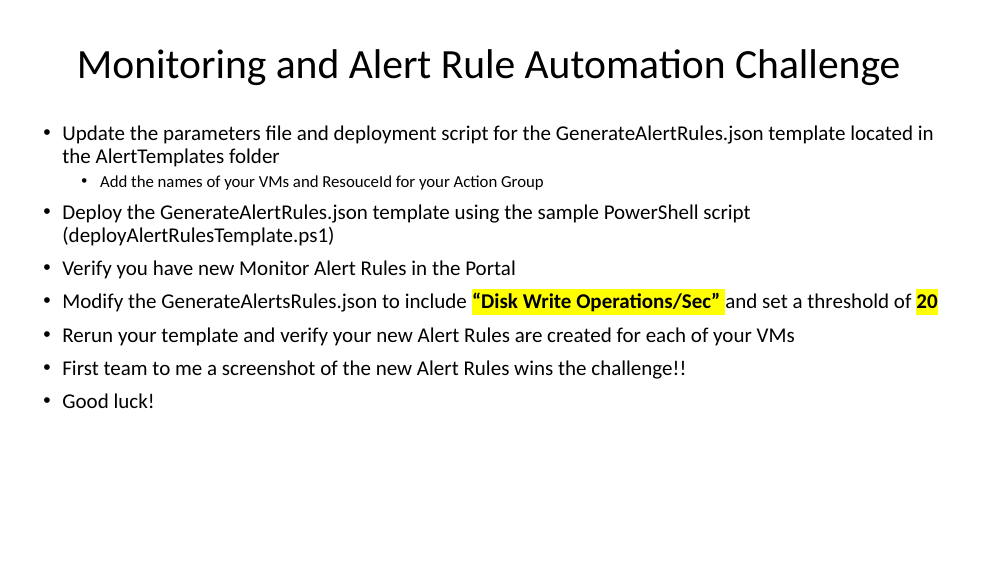
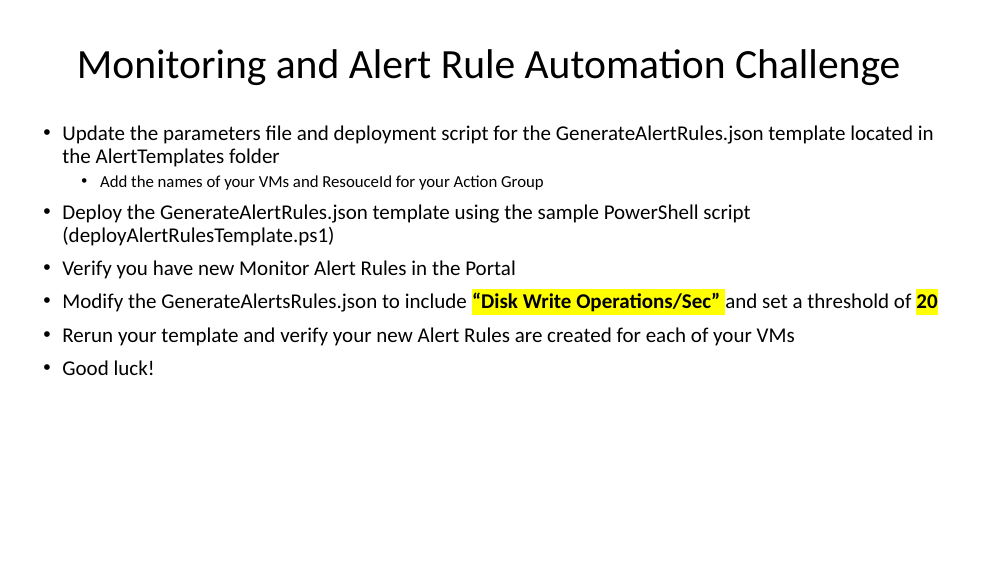
Before and after one commit to maxserg/AzureMonitoringWorkshop, a slide deck: slide 6 of Student/Guides/Challenges.pptx. Drawn at 1008x567 pixels with LibreOffice and Linux fonts; fonts in the diff are those of the drawing. Boxes give left, top, right and bottom in pixels: in the first picture for what was removed or moved away, otherwise in the second. Text is boxed around its words. In the diff, an @@ line names an element or a change of style, - is before the commit and + after.

```diff
--- a/Student/Guides/Challenges.pptx
+++ b/Student/Guides/Challenges.pptx
@@ text at (62, 360, 686, 379): paragraph removed @@
-• First team to me a screenshot of the new Alert Rules wins the challenge!!
```
Also in this commit, not shown: 3 other slides changed.
